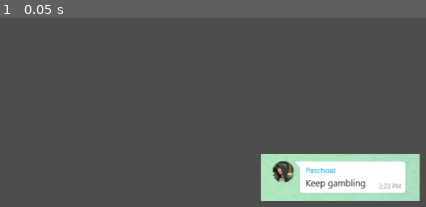
Above: before the commit, frame 1.
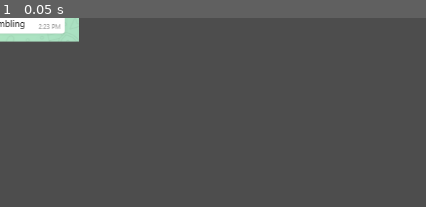
Above: after the commit, the same moment.

Repository: PedroBirchal/Godot101
Game: Godot game, scene res://lima.tscn
Two runs of this game, one before a commit and one after it. Both use one fixed random seed, a clock stepped at 60 frames per second and the inputs below. The project has no main scene, so this scene is started directly.
Inputs:
- Up to frame 1 (0.05 s): no input

The runs differ from the first frame. In frame 1, 11% of the frame differs, in the area x 0-99%, y 0-97%.

Commit message:
Meu Gambler adicionado

Diff:
--- a/lima.tscn
+++ b/lima.tscn
@@ -1,9 +1,14 @@
-[gd_scene load_steps=2 format=3 uid="uid://cytou4ow05jc5"]
+[gd_scene load_steps=3 format=3 uid="uid://cytou4ow05jc5"]
 
 [ext_resource type="Texture2D" uid="uid://bujnjr58om34h" path="res://keepGambling.png" id="1_w832l"]
 
-[node name="Lima" type="Node2D"]
+[sub_resource type="RectangleShape2D" id="RectangleShape2D_w832l"]
+size = Vector2(229, 68)
 
-[node name="SpriteDoLima" type="Sprite2D" parent="."]
-position = Vector2(491, 230)
+[node name="CharacterBody2D" type="CharacterBody2D"]
+
+[node name="Sprite2D" type="Sprite2D" parent="."]
 texture = ExtResource("1_w832l")
+
+[node name="CollisionShape2D" type="CollisionShape2D" parent="."]
+shape = SubResource("RectangleShape2D_w832l")
